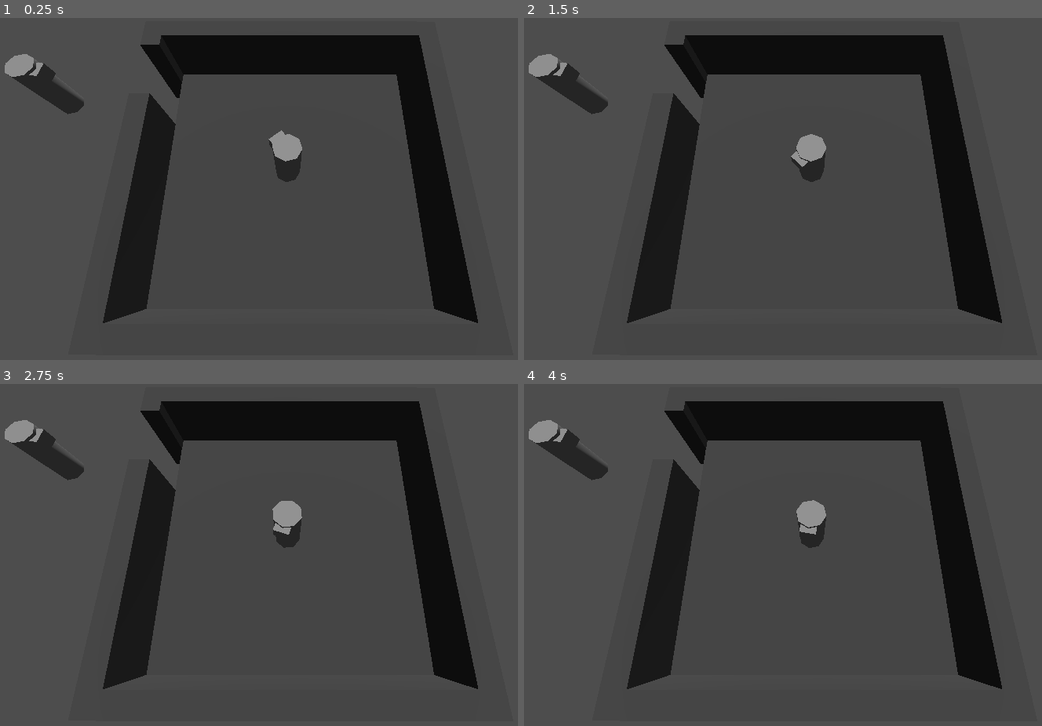
Above: before the commit, frames 1-4 (two rows, left to right).
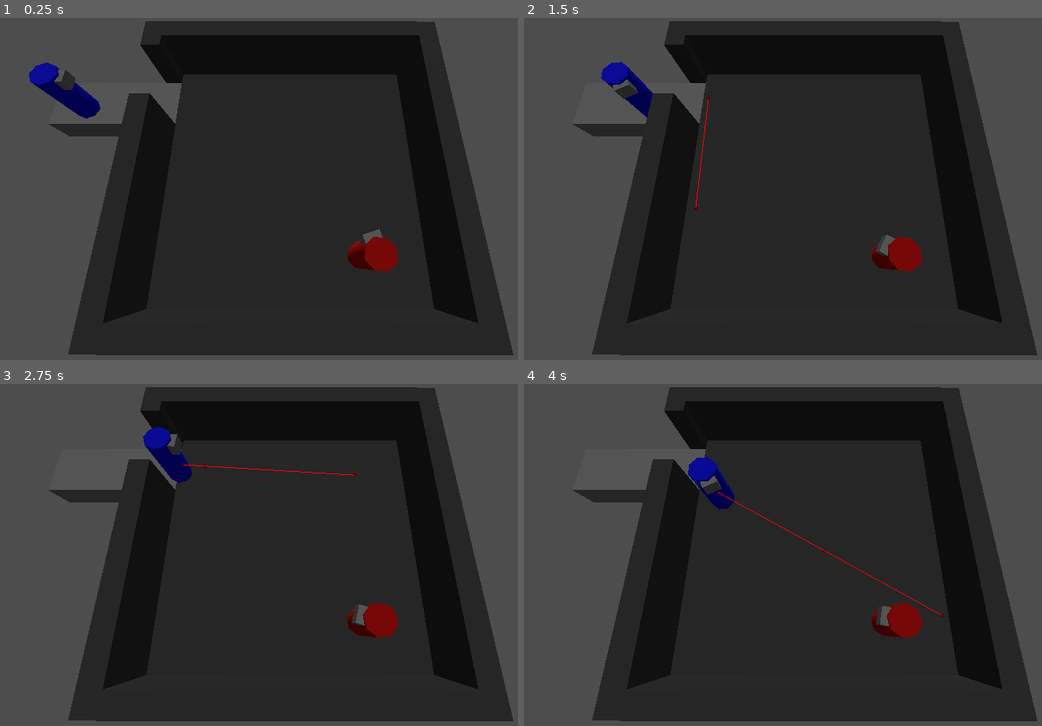
Above: after the commit, the same moments.

Repository: maiconpintoabreu/1gam-heist-sprung
Game: Godot game, scene res://Scenes/house.tscn
Same seed, same stepped clock (60 frames per second), same inputs: the game is played once before the commit and once after it. This scene is started directly instead of the project's main scene.
Inputs (mouse positions are in pixels of both pictures, inside the frame that each line leads up to):
- Up to frame 1 (0.25 s): no input
- Up to frame 2 (1.5 s): tap Enter at 0.5 s; move the mouse to (948, 175) at 0.52 s; click (948, 175) at 0.6 s; move the mouse to (689, 212) at 1.27 s; click (689, 212) at 1.35 s
- Up to frame 3 (2.75 s): move the mouse to (352, 483) at 2.02 s; tap Shift at 2.1 s; click (352, 483) at 2.3 s
- Up to frame 4 (4 s): move the mouse to (783, 630) at 2.77 s; click (783, 630) at 2.85 s; move the mouse to (1000, 613) at 3.52 s; click (1000, 613) at 3.6 s

The runs differ from the first frame. In frame 1, 55% of the frame differs, in the area x 0-100%, y 0-99%; in frame 2, 55%; in frame 3, 55%; in frame 4, 54%.

Commit message:
Add player mouse click movement

Diff:
--- a/Scenes/house.tscn
+++ b/Scenes/house.tscn
@@ -1,6 +1,8 @@
-[gd_scene load_steps=7 format=3 uid="uid://hvltfjw7gdec"]
+[gd_scene load_steps=9 format=3 uid="uid://hvltfjw7gdec"]
 
+[ext_resource type="Script" uid="uid://cc1gv5jk3stmh" path="res://Scripts/camera.gd" id="1_3jr7h"]
 [ext_resource type="PackedScene" uid="uid://du2bmak3jhovq" path="res://Scenes/npc.tscn" id="1_okrnj"]
+[ext_resource type="PackedScene" uid="uid://cgbv576wetyhr" path="res://Scenes/player.tscn" id="2_n87ef"]
 
 [sub_resource type="NavigationMesh" id="NavigationMesh_n87ef"]
 vertices = PackedVector3Array(-4.47629, 1, 4.27821, 4.52371, 1, 4.02821, 4.27371, 1, -4.47179, -4.47629, 1, -4.47179)
@@ -19,12 +21,18 @@
 
 [node name="Camera3D" type="Camera3D" parent="."]
 transform = Transform3D(1, 0, 0, 0, 0.279477, 0.960152, 0, -0.960152, 0.279477, 0.0654755, 8.76146, 5.36644)
+script = ExtResource("1_3jr7h")
+
+[node name="RayCast3D" type="RayCast3D" parent="Camera3D"]
+target_position = Vector3(-4.72236, -94.0111, -33.7582)
+collide_with_areas = true
 
 [node name="NavigationRegion3D" type="NavigationRegion3D" parent="."]
 transform = Transform3D(-1, 0, 8.74228e-08, 0, 1, 0, -8.74228e-08, 0, -1, 0.0982647, -0.503533, 1.97404)
 navigation_mesh = SubResource("NavigationMesh_n87ef")
 
 [node name="CSGBox3D" type="CSGBox3D" parent="NavigationRegion3D"]
+use_collision = true
 size = Vector3(10, 1, 10)
 material = SubResource("StandardMaterial3D_7p874")
 
@@ -53,17 +61,15 @@
 size = Vector3(1.20364, 2.94629, 0.730469)
 material = SubResource("StandardMaterial3D_7p874")
 
+[node name="CSGBox3D2" type="CSGBox3D" parent="NavigationRegion3D"]
+transform = Transform3D(1, 0, 0, 0, 1, 0, 0, 0, 1, 7.76974, 0, 3.41882)
+use_collision = true
+size = Vector3(5.53278, 1, 2.17096)
+
 [node name="DirectionalLight3D" type="DirectionalLight3D" parent="."]
 transform = Transform3D(-0.0105626, 0.999254, 0.0371419, 0.569983, -0.0245021, 0.821291, 0.821589, 0.0298452, -0.569299, -1.2172, 13.6812, 0.89975)
-
-[node name="CSGCylinder3D2" type="CSGCylinder3D" parent="."]
-transform = Transform3D(0.144823, 0, 0.989458, 0, 1, 0, -0.989458, 0, 0.144823, -9.07605, 1.51805, -0.995444)
-
-[node name="CSGBox3D" type="CSGBox3D" parent="CSGCylinder3D2"]
-transform = Transform3D(1, 0, 0, 0, 1, 0, 0, 0, 1, -0.00201416, 0.69862, 0.432539)
-size = Vector3(0.542847, 0.433105, 0.455566)
-
-[node name="NavigationAgent3D" type="NavigationAgent3D" parent="CSGCylinder3D2"]
+light_energy = 0.273
+sky_mode = 1
 
 [node name="WorldEnvironment" type="WorldEnvironment" parent="."]
 environment = SubResource("Environment_3jr7h")
@@ -71,4 +77,9 @@
 compositor = SubResource("Compositor_xi0mm")
 
 [node name="NPC" parent="." instance=ExtResource("1_okrnj")]
-transform = Transform3D(1, 0, 0, 0, 1, 0, 0, 0, 1, 0, 1.02133, 1.82595)
+transform = Transform3D(1, 0, 0, 0, 1, 0, 0, 0, 1, 2.67644, 1.02133, 5.17471)
+
+[node name="Player" parent="." instance=ExtResource("2_n87ef")]
+unique_name_in_owner = true
+transform = Transform3D(-4.37114e-08, 0, -1, 0, 1, 0, 1, 0, -4.37114e-08, -8.84305, 1.0088, -1.13918)
+speed = 2.0
--- a/Scenes/npc.tscn
+++ b/Scenes/npc.tscn
@@ -1,14 +1,21 @@
-[gd_scene load_steps=3 format=3 uid="uid://du2bmak3jhovq"]
+[gd_scene load_steps=5 format=3 uid="uid://du2bmak3jhovq"]
 
 [ext_resource type="Script" uid="uid://dmpfsdkwf2jkg" path="res://Scripts/npc.gd" id="1_acqhf"]
 
+[sub_resource type="StandardMaterial3D" id="StandardMaterial3D_acqhf"]
+albedo_color = Color(0.79783, 2.64719e-06, 1.15514e-06, 1)
+
 [sub_resource type="CylinderShape3D" id="CylinderShape3D_b0k6i"]
 
-[node name="CharacterBody3D" type="CharacterBody3D"]
+[sub_resource type="ConvexPolygonShape3D" id="ConvexPolygonShape3D_acqhf"]
+points = PackedVector3Array(0, 0, 0, -5, 5, 0, 5, 5, 0)
+
+[node name="NPC" type="CharacterBody3D"]
 script = ExtResource("1_acqhf")
 
 [node name="CSGCylinder3D" type="CSGCylinder3D" parent="."]
 transform = Transform3D(-1, 0, -8.74228e-08, 0, 1, 0, 8.74228e-08, 0, -1, 0, 0, 0)
+material = SubResource("StandardMaterial3D_acqhf")
 
 [node name="CSGBox3D" type="CSGBox3D" parent="CSGCylinder3D"]
 transform = Transform3D(1, 0, 0, 0, 1, 0, 0, 0, 1, -0.00201416, 0.69862, 0.432539)
@@ -29,5 +36,11 @@
 [node name="LookAroundTimer" type="Timer" parent="."]
 one_shot = true
 
+[node name="Area3D" type="Area3D" parent="."]
+
+[node name="CollisionShape3D" type="CollisionShape3D" parent="Area3D"]
+transform = Transform3D(1, 0, 0, 0, -0.0140669, 0.999901, 0, -0.999901, -0.0140669, 0, 0.549928, -0.64046)
+shape = SubResource("ConvexPolygonShape3D_acqhf")
+
 [connection signal="timeout" from="NavTimer" to="." method="_on_nav_timer_timeout"]
 [connection signal="timeout" from="LookAroundTimer" to="." method="_on_look_around_timer_timeout"]
--- /dev/null
+++ b/Scenes/player.tscn
@@ -0,0 +1,27 @@
+[gd_scene load_steps=4 format=3 uid="uid://cgbv576wetyhr"]
+
+[ext_resource type="Script" uid="uid://ca3pibpqid4mg" path="res://Scripts/player.gd" id="1_v0iea"]
+
+[sub_resource type="StandardMaterial3D" id="StandardMaterial3D_v0iea"]
+albedo_color = Color(0, 0, 1, 1)
+
+[sub_resource type="CylinderShape3D" id="CylinderShape3D_b0k6i"]
+
+[node name="Player" type="CharacterBody3D"]
+script = ExtResource("1_v0iea")
+
+[node name="CSGCylinder3D" type="CSGCylinder3D" parent="."]
+transform = Transform3D(-1, 0, -8.74228e-08, 0, 1, 0, 8.74228e-08, 0, -1, 0, 0, 0)
+material = SubResource("StandardMaterial3D_v0iea")
+
+[node name="CSGBox3D" type="CSGBox3D" parent="CSGCylinder3D"]
+transform = Transform3D(1, 0, 0, 0, 1, 0, 0, 0, 1, -0.00201416, 0.69862, 0.432539)
+size = Vector3(0.542847, 0.433105, 0.455566)
+
+[node name="CollisionShape3D" type="CollisionShape3D" parent="."]
+shape = SubResource("CylinderShape3D_b0k6i")
+
+[node name="NavigationAgent3D" type="NavigationAgent3D" parent="."]
+debug_enabled = true
+
+[node name="MeshInstance3D" type="MeshInstance3D" parent="."]
--- /dev/null
+++ b/Scripts/camera.gd
@@ -0,0 +1,15 @@
+extends Camera3D
+@onready var ray_cast_3d: RayCast3D = $RayCast3D
+
+
+var mouse_position: Vector2
+
+# Called every frame. 'delta' is the elapsed time since the previous frame.
+func _process(delta: float) -> void:
+	if Input.is_action_just_pressed("click"):
+		mouse_position = get_viewport().get_mouse_position()
+		ray_cast_3d.target_position = project_local_ray_normal(mouse_position) * 100
+		ray_cast_3d.force_raycast_update()
+
+		if ray_cast_3d.is_colliding():
+			%Player.setMoveTarget(ray_cast_3d.get_collision_point())
--- a/Scripts/npc.gd
+++ b/Scripts/npc.gd
@@ -39,7 +39,7 @@
 func look_around(delta: float) -> void:
 	#Check if between acceptable value
 	if target_rotation_angle +.01 < rotation.y or target_rotation_angle -.01 > rotation.y:
-		rotation.y = lerp_angle(rotation.y, target_rotation_angle, 1 * delta);
+		rotation.y = lerp_angle(rotation.y, target_rotation_angle, 1 * delta)
 	elif look_around_timer.is_stopped() and nav_timer.is_stopped():
 		nav_timer.start(1)
 
--- /dev/null
+++ b/Scripts/player.gd
@@ -0,0 +1,25 @@
+extends CharacterBody3D
+
+@onready var navigation_agent_3d: NavigationAgent3D = $NavigationAgent3D
+
+@export var speed: float = 1.0
+var target_rotation_angle: float = 0
+var next_target: Vector3 = Vector3.ZERO
+
+func _physics_process(delta: float) -> void:
+	if !navigation_agent_3d.is_target_reached() and navigation_agent_3d.is_target_reachable() and !navigation_agent_3d.is_navigation_finished():
+		var point = navigation_agent_3d.get_next_path_position()
+		var local_point = point - global_position
+		var direction = local_point.normalized()
+
+		velocity = direction * speed
+		rotation.y = target_rotation_angle
+	else:
+		velocity = Vector3.ZERO
+	move_and_slide()
+
+func setMoveTarget(next_target: Vector3) -> void:
+	next_target.y = global_position.y
+	var direction = (global_position - next_target).normalized()
+	target_rotation_angle = atan2(direction.x,direction.z)
+	navigation_agent_3d.target_position = next_target
--- a/project.godot
+++ b/project.godot
@@ -15,6 +15,14 @@
 config/features=PackedStringArray("4.4", "GL Compatibility")
 config/icon="res://icon.svg"
 
+[input]
+
+click={
+"deadzone": 0.2,
+"events": [Object(InputEventMouseButton,"resource_local_to_scene":false,"resource_name":"","device":-1,"window_id":0,"alt_pressed":false,"shift_pressed":false,"ctrl_pressed":false,"meta_pressed":false,"button_mask":0,"position":Vector2(0, 0),"global_position":Vector2(0, 0),"factor":1.0,"button_index":1,"canceled":false,"pressed":false,"double_click":false,"script":null)
+]
+}
+
 [layer_names]
 
 2d_physics/layer_1="pin_parts"
Not shown, added: Scripts/camera.gd.uid
Not shown, added: Scripts/player.gd.uid
Not shown, changed: export_presets.cfg
